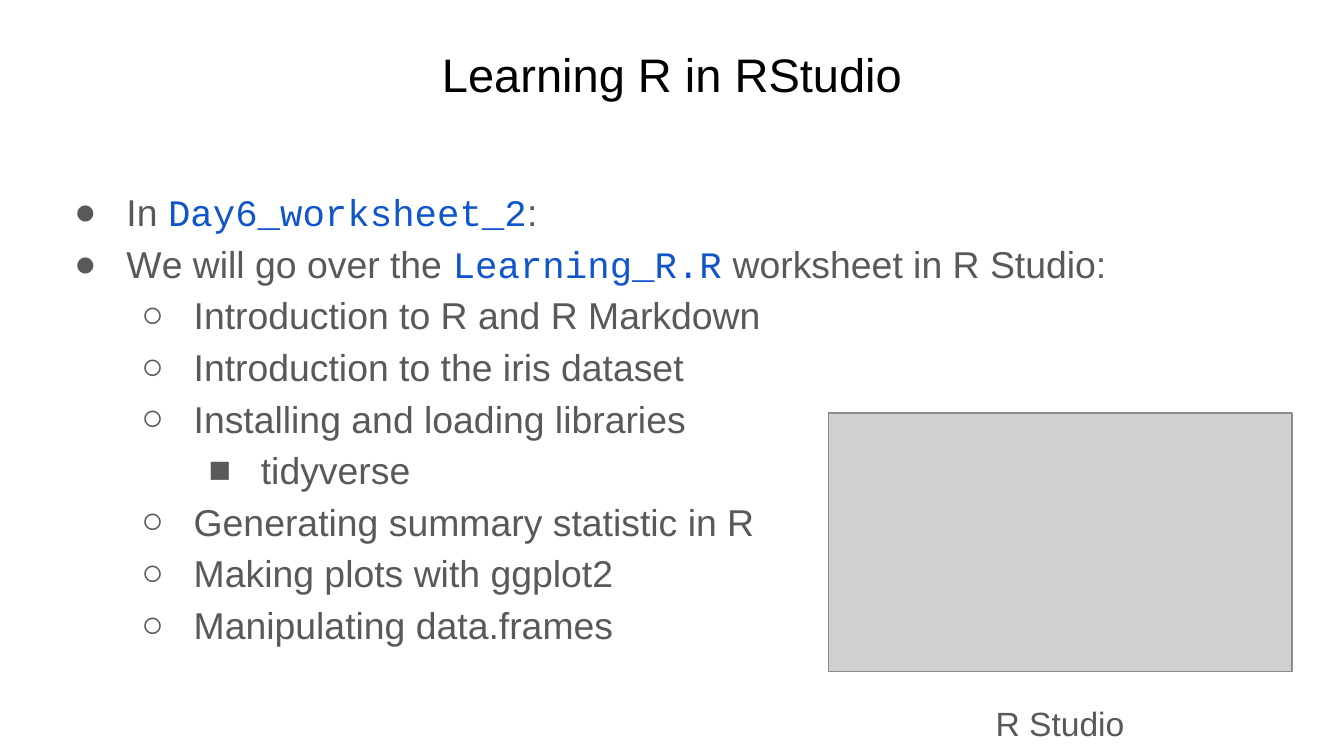
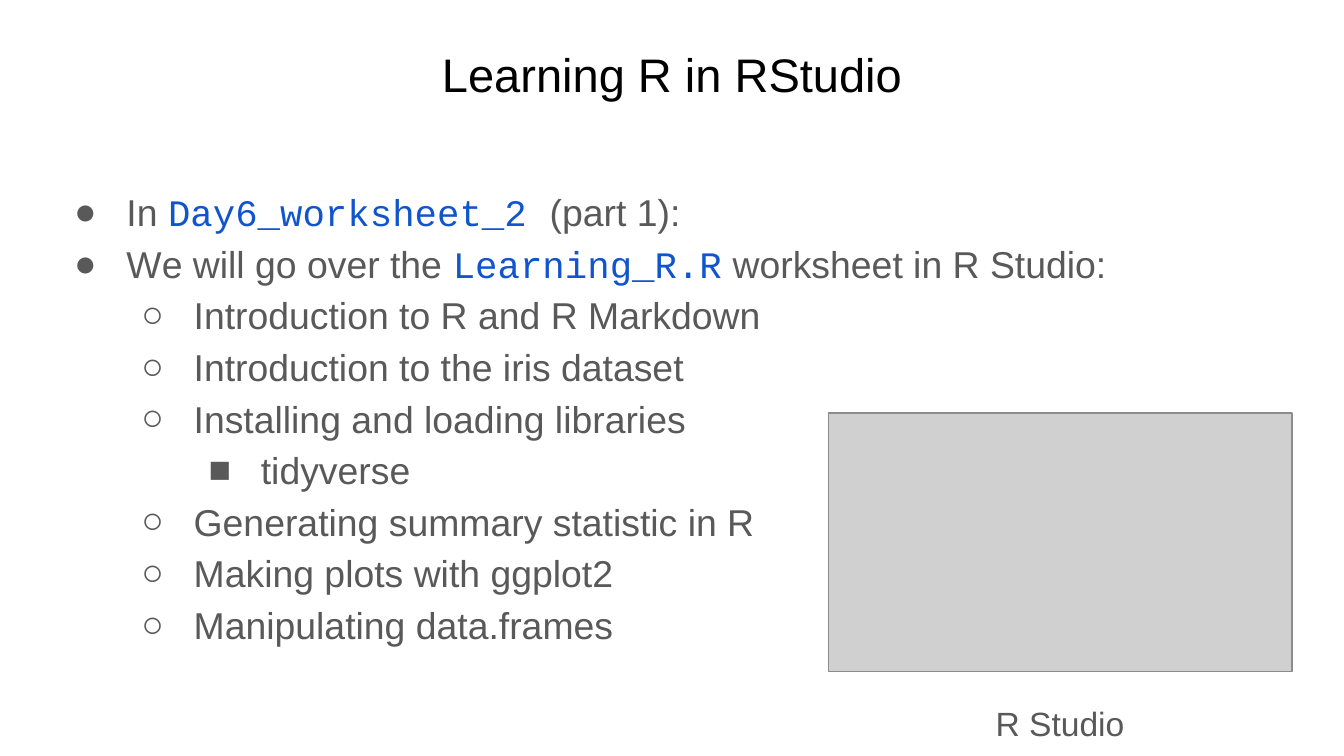
Before and after one commit to Dowell-Lab/srworkshop, a slide deck: slide 8 of day06/slides/Day6_slides.pptx. Drawn at 1344x756 pixels with LibreOffice and Linux fonts; fonts in the diff are those of the drawing; grey boxes stand for pictures. Boxes give left, top, right and bottom in pixels: in the first picture for what was removed or moved away, otherwise in the second. Text is boxed around its words. In the diff, an @@ line names an element or a change of style, - is before the commit and + after.

```diff
--- a/day06/slides/Day6_slides.pptx
+++ b/day06/slides/Day6_slides.pptx
@@ text at bbox=[126, 199, 681, 234]: text changed @@
-● In Day6_worksheet_2:
+● In Day6_worksheet_2 (part 1):
```
Also in this commit, not shown: 1 other slide changed.
